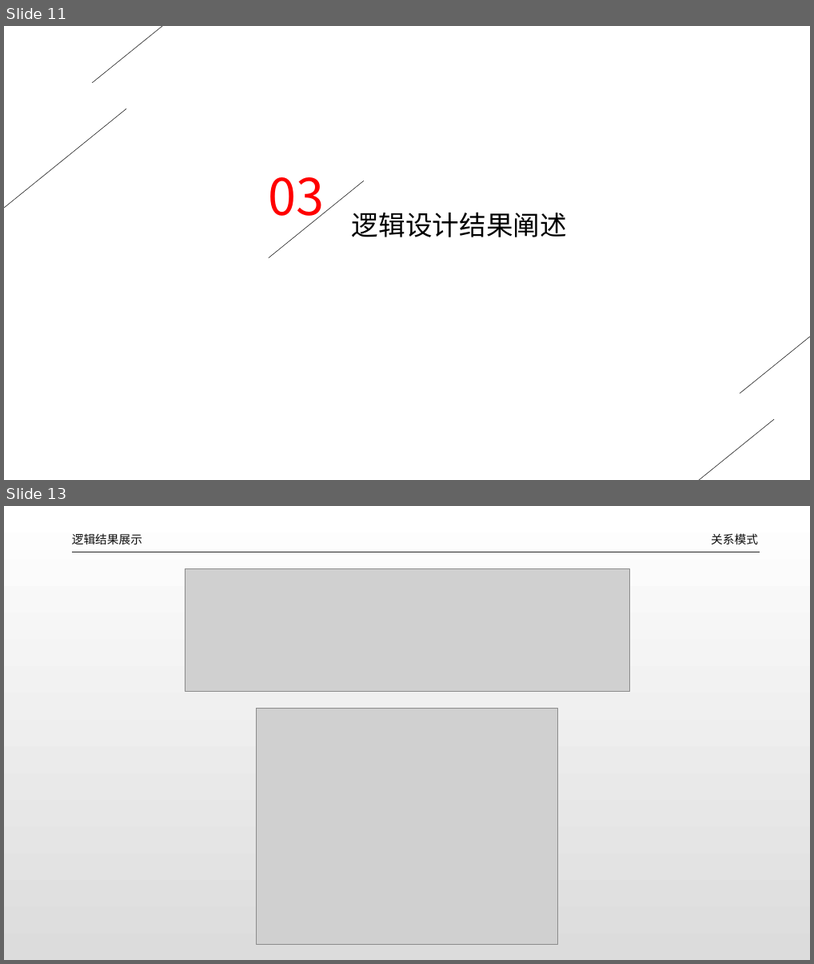
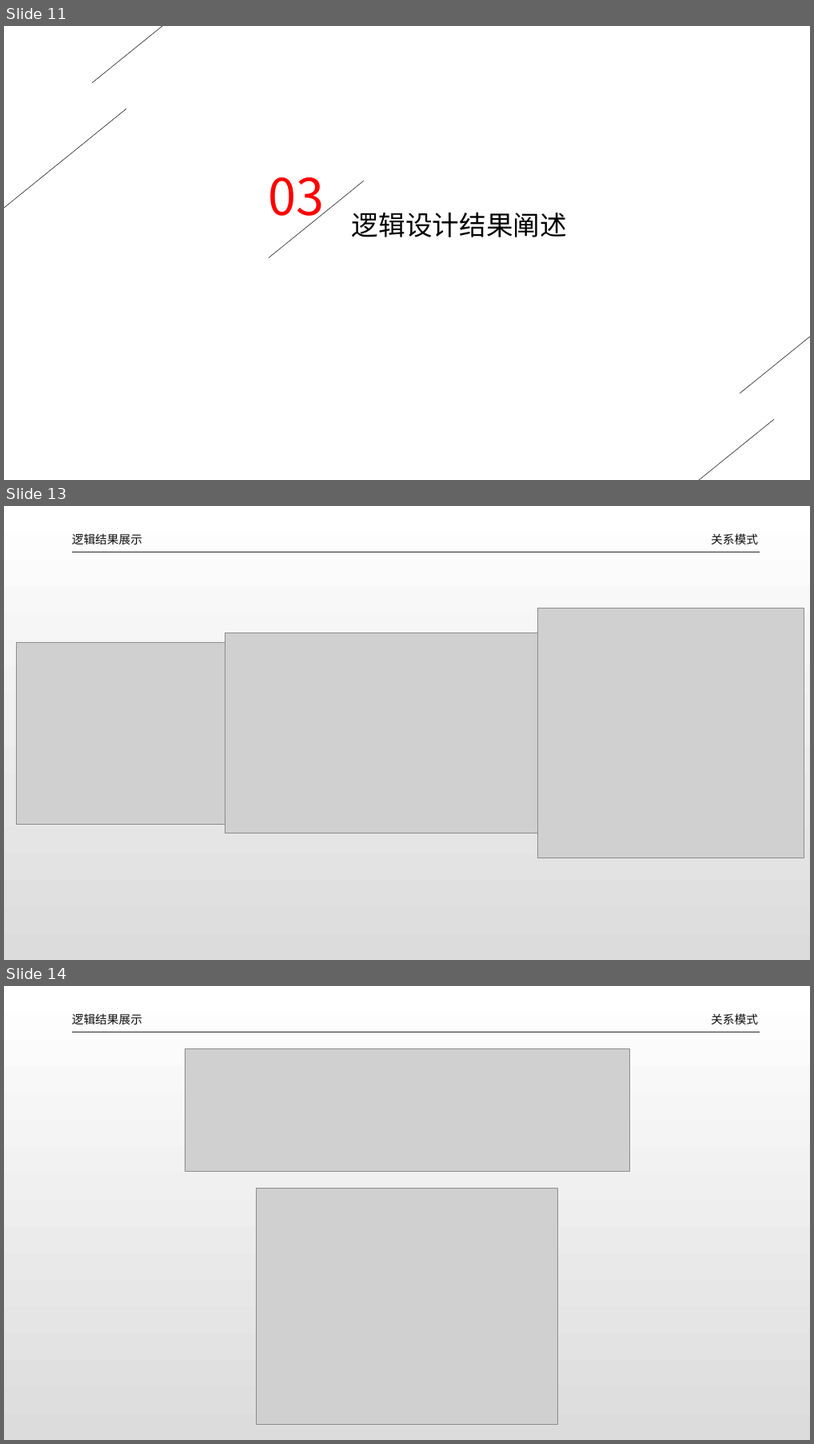
Before and after one commit to dlct-wzx/database-practice, a slide deck: 答辩ppt.pptx. Shown one above the other, each under a label of ours: slides 11 and 13 before the commit, slides 11, 13 and 14 after it; the slides between them are not shown. The pictures are 814x964 and 814x1444 pixels, drawn with LibreOffice and Linux fonts; fonts in the diff are those of the drawing; grey boxes stand for pictures. Boxes give left, top, right and bottom in pixels: in the first picture for what was removed or moved away, otherwise in the second. Text is boxed around its words. In the diff, an @@ line names an element or a change of style, - is before the commit and + after.

```diff
--- a/答辩ppt.pptx
+++ b/答辩ppt.pptx
@@ slide 13 added at [4, 506, 810, 960], background gradient #FFFFFF to #DCDCDC @@
@@ text added at [72, 533, 142, 544], 14 pt, text #0D0D0D @@
+逻辑结果展示
@@ line added from (72, 552) to (760, 552), #262626 0.5 pt @@
@@ text added at [711, 533, 758, 544], 14 pt, text #0D0D0D @@
+关系模式
@@ picture added at [538, 608, 804, 857] @@
@@ picture added at [17, 642, 226, 824] @@
@@ picture added at [225, 633, 538, 833] @@
@@ what was slide 13 is now slide 14 @@
```
Also in this commit, not shown: 6 slides changed, 10 other slides added, 4 slides removed, 10 other files.
